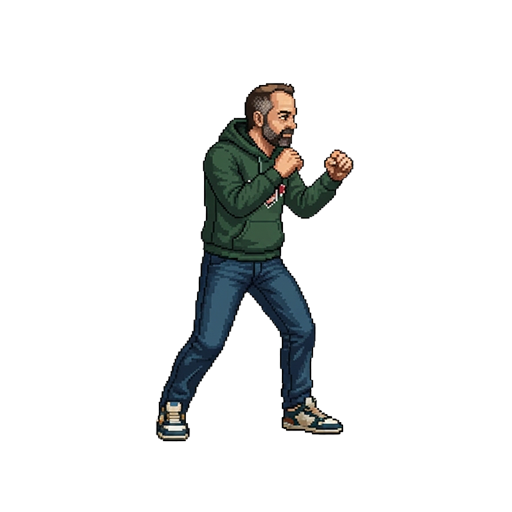
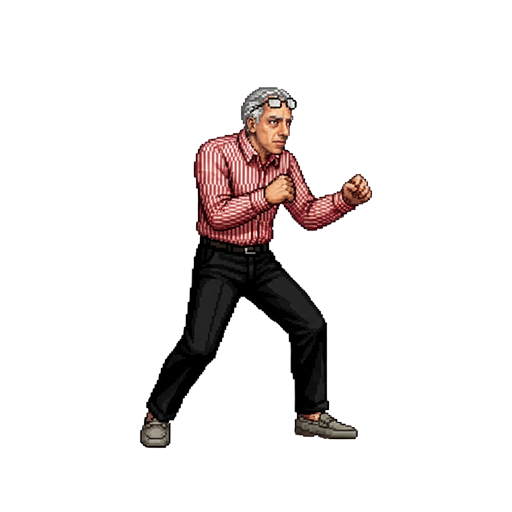
Layers edited between the first and the second 512×512 image:
added group "GIORGIO" with 1 layers above "MARIO" over [139, 86, 373, 449]
added layer "gio" in group "GIORGIO" over [139, 86, 373, 449]
hid group "MATTEO" (1 layers) over [155, 82, 355, 442]
